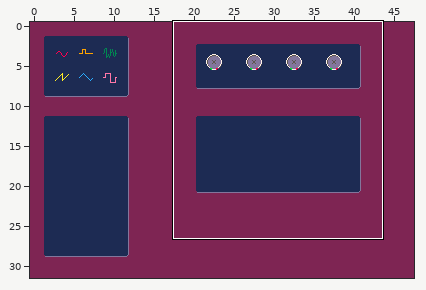
LDtk project -- tiny-cli/src/main/resources/sfx/editor.ldtk. Above: a wide view before the commit, with the close-up outlined.
Close-up. First the earlier version:
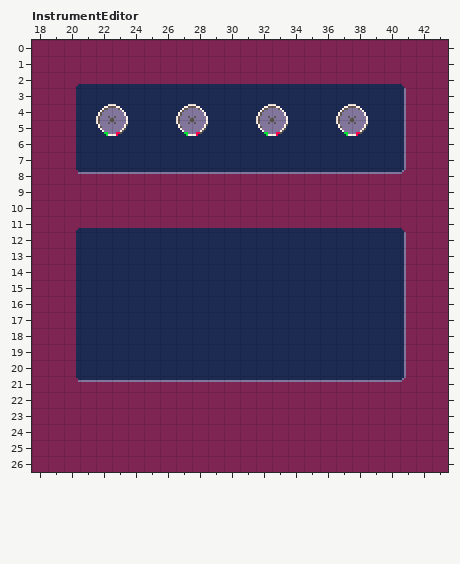
Cells are 8x8 px. Shown: InstrumentEditor x 18..43, y 0..26. The commit also changed other parts of the map, which this record leaves out.
The same view after the edit:
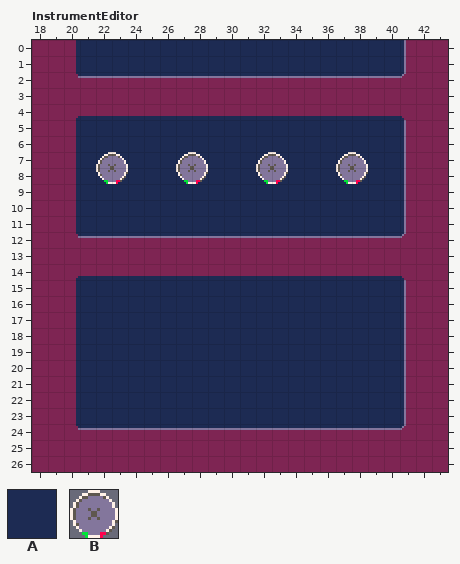
Key: from "IntGrid": A 1; from "Sfx": B 256.
_ is an empty cell.
Objects are placed by their top-left corner, in cells (3,4 is the top-left corner of cell 3,4); size is 1x1 cell unless given.
Edits made:
Layer "IntGrid":
Tile A is added in rows 0 to 1 at x 20 to 41; in rows 9 to 10 at x 20 to 41; in rows 22 to 24 at x 20 to 41.
Tile A is gone in row 3 at x 20 to 41; in row 13 at x 20 to 41.
Layer "Entities":
Object B "Knob" at 22,4 size 2x2 becomes B "Knob" at 22,7 size 2x2.
Object B "Knob" at 27,4 size 2x2 becomes B "Knob" at 27,7 size 2x2.
Object B "Knob" at 32,4 size 2x2 becomes B "Knob" at 32,7 size 2x2.
Object B "Knob" at 37,4 size 2x2 becomes B "Knob" at 37,7 size 2x2.
